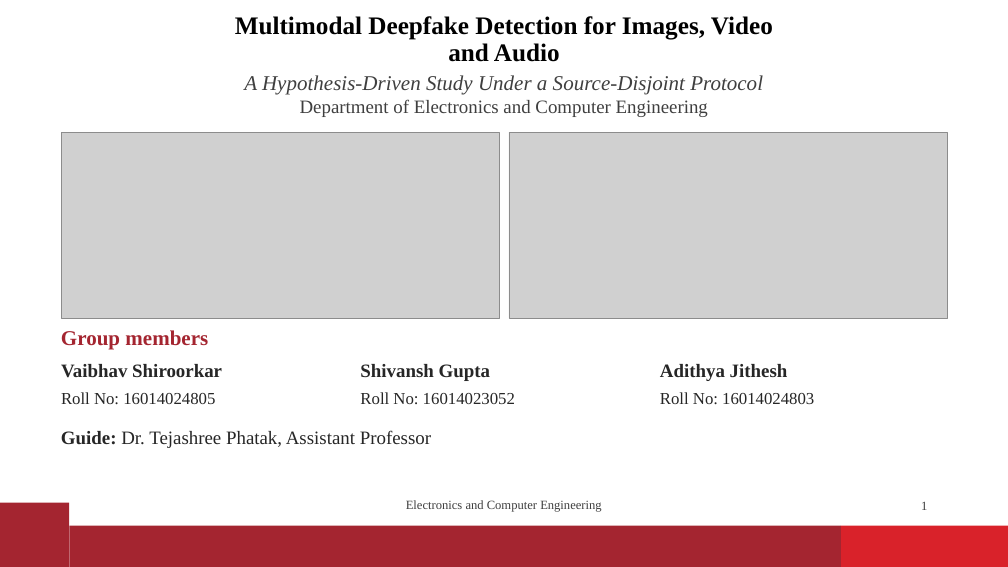
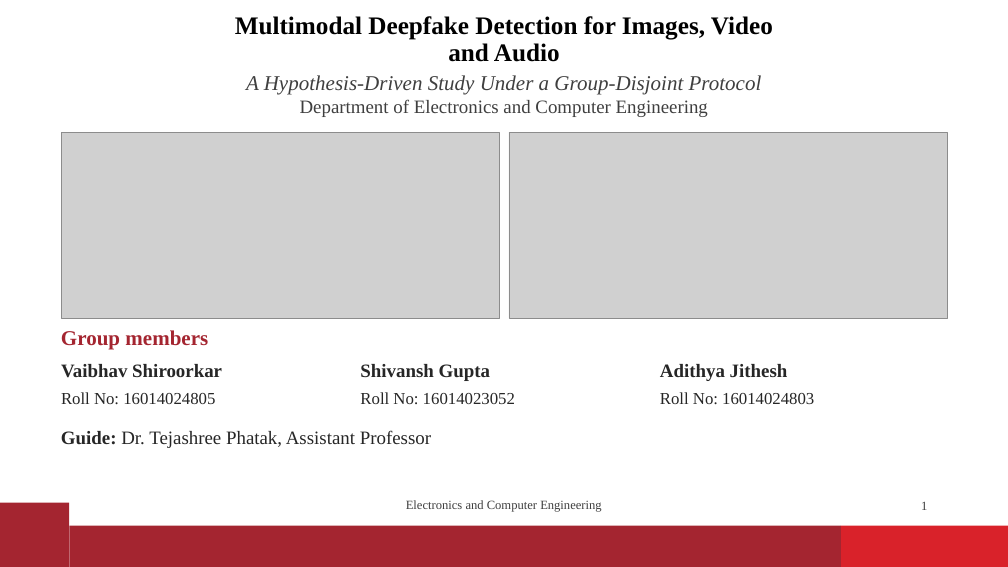
Before and after one commit to vaibhavshiroorkar/deepfake-detection, a slide deck: slide 1 of slides/DeepFake_Detection_Presentation.pptx. Drawn at 1008x567 pixels with LibreOffice and Linux fonts; fonts in the diff are those of the drawing; grey boxes stand for pictures; background and template pictures are left out. Boxes give left, top, right and bottom in pixels: in the first picture for what was removed or moved away, otherwise in the second. Text is boxed around its words. In the diff, an @@ line names an element or a change of style, - is before the commit and + after.

```diff
--- a/slides/DeepFake_Detection_Presentation.pptx
+++ b/slides/DeepFake_Detection_Presentation.pptx
@@ subtitle at (246, 75, 762, 95): text changed @@
-A Hypothesis-Driven Study Under a Source-Disjoint Protocol
+A Hypothesis-Driven Study Under a Group-Disjoint Protocol
```
Also in this commit, not shown: 6 other slides changed, 9 slides added, 1 slide removed, 11 other files.
